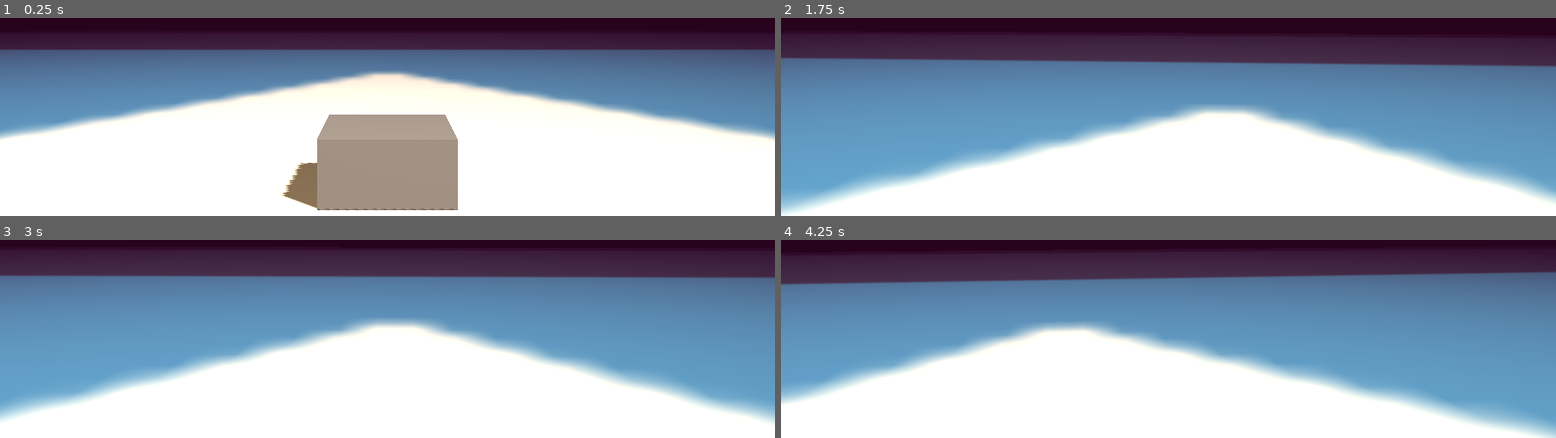
Above: before the commit, frames 1-4 (two rows, left to right).
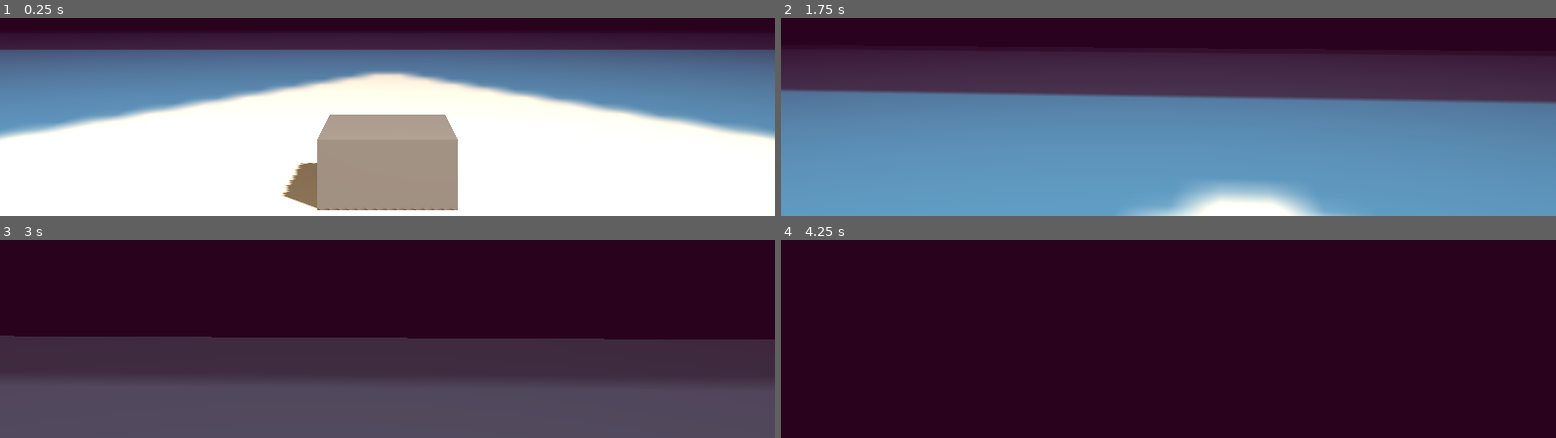
Above: after the commit, the same moments.

Repository: Ieida/Jame-Gam-Christmas
Game: Godot game, scene res://level_0/level_0.tscn
Same seed, same stepped clock (60 frames per second), same inputs: the game is played once before the commit and once after it. The engine's default icon, where the game draws it, is replaced by a stand-in: a white triangle on a blue panel in a dark square.
Inputs (mouse positions are in pixels of both pictures, inside the frame that each line leads up to):
- Up to frame 1 (0.25 s): no input
- Up to frame 2 (1.75 s): tap Enter at 0.5 s; move the mouse to (outside the picture) at 0.52 s; hold W (move_forward) from 0.53 s (still down); move the mouse to (outside the picture) at 1.27 s
- Up to frame 3 (3 s): keep holding W (move_forward); move the mouse to (outside the picture) at 2.02 s; move the mouse to (outside the picture) at 2.77 s
- Up to frame 4 (4.25 s): keep holding W (move_forward); tap Space at 3.5 s; move the mouse to (outside the picture) at 3.52 s

The runs differ from the first frame. In frame 1, less than 0.1% of the frame differs, in the area x 36-59%, y 48-98%; in frame 2, 59%; in frame 3, 94%, in the area x 0-100%, y 5-100%; in frame 4, 93%.

Commit message:
disabled slide on slope

Diff:
--- a/player/player.tscn
+++ b/player/player.tscn
@@ -6,7 +6,6 @@
 
 [sub_resource type="SeparationRayShape3D" id="SeparationRayShape3D_dfvus"]
 length = 1.5
-slide_on_slope = true
 
 [sub_resource type="Environment" id="Environment_7xry2"]
 background_mode = 1
